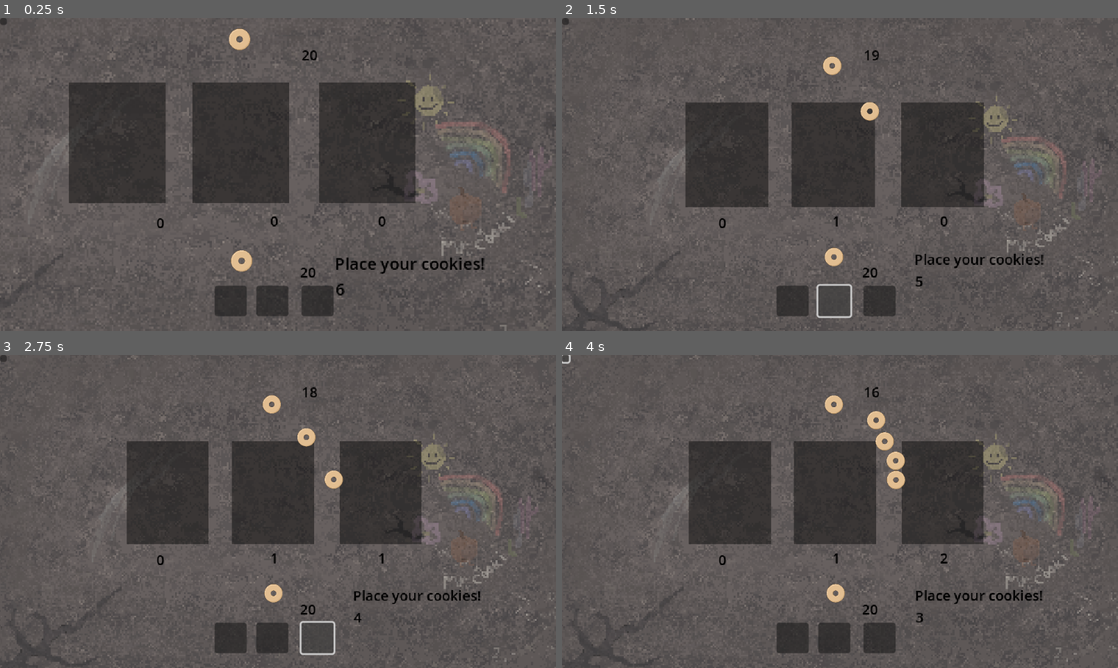
Above: before the commit, frames 1-4 (two rows, left to right).
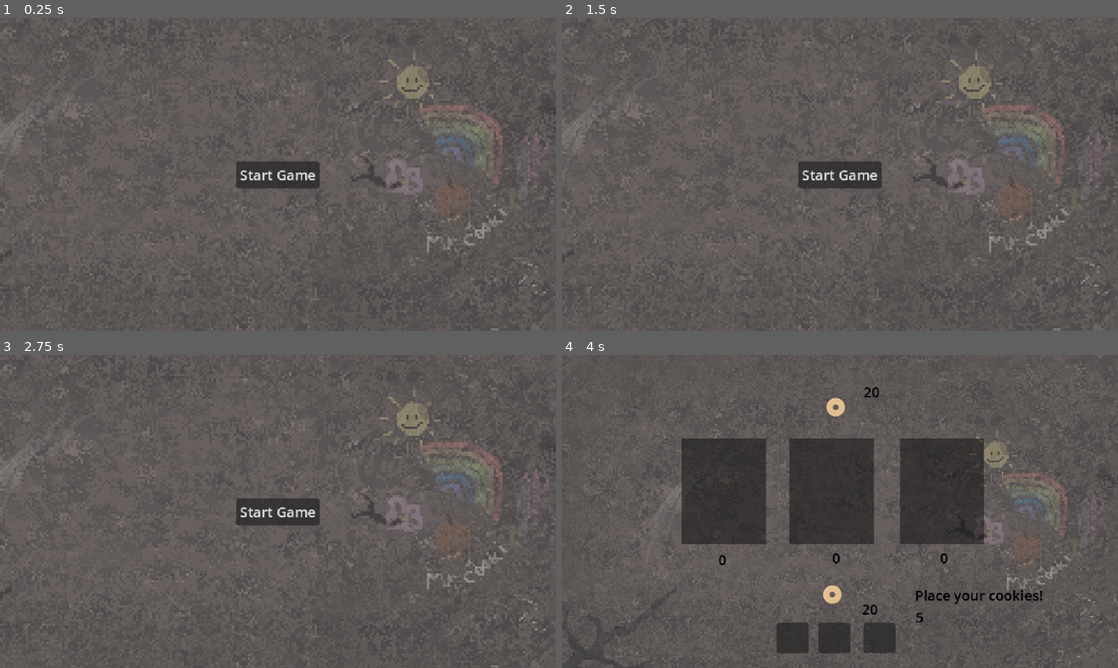
Above: after the commit, the same moments.

Repository: Sooshimi/golden-biscuit
Game: Godot game, scene res://scenes/battle_screen.tscn
Same seed, same stepped clock (60 frames per second), same inputs: the game is played once before the commit and once after it.
Inputs (mouse positions are in pixels of both pictures, inside the frame that each line leads up to; where the layout moved, square brackets give the same spot in the first picture):
- Up to frame 1 (0.25 s): no input
- Up to frame 2 (1.5 s): click (789, 299) at 0.52 s; click (834, 299) at 1.27 s
- Up to frame 3 (2.75 s): click (316, 636) at 2.02 s
- Up to frame 4 (4 s): click (840, 511) [567, 358] at 2.75 s; click (567, 358) at 3.52 s

The runs differ from the first frame. In frame 1, 26% of the frame differs, in the area x 0-100%, y 0-100%; in frame 2, 20%; in frame 3, 20%; in frame 4, 4.4%.

Commit message:
Refactor UI structure and add start game menu
Reorganized UI nodes under a new 'UI' CanvasLayer and introduced a 'Menu' CanvasLayer with a Start Game button. Updated script references to match new node paths, added logic to show/hide UI and menu on game start, and connected the Start Game button to initialize the game state.

Diff:
--- a/scenes/battle_screen.tscn
+++ b/scenes/battle_screen.tscn
@@ -19,8 +19,19 @@
 [node name="Menu" type="CanvasLayer" parent="."]
 
 [node name="StartGameButton" type="Button" parent="Menu"]
-offset_right = 8.0
-offset_bottom = 8.0
+anchors_preset = 8
+anchor_left = 0.5
+anchor_top = 0.5
+anchor_right = 0.5
+anchor_bottom = 0.5
+offset_left = -4.0
+offset_top = -4.0
+offset_right = 4.0
+offset_bottom = 4.0
+grow_horizontal = 2
+grow_vertical = 2
+text = "Start Game"
+metadata/_edit_use_anchors_ = true
 
 [node name="TextureRect" type="TextureRect" parent="."]
 offset_left = -11.0
@@ -31,15 +42,15 @@
 expand_mode = 1
 stretch_mode = 4
 
-[node name="bet_area" type="Node2D" parent="."]
-
-[node name="PawArea" type="Area2D" parent="bet_area"]
+[node name="BetArea" type="Node2D" parent="."]
+
+[node name="PawArea" type="Area2D" parent="BetArea"]
 position = Vector2(193, 158)
 
-[node name="CollisionShape2D" type="CollisionShape2D" parent="bet_area/PawArea"]
+[node name="CollisionShape2D" type="CollisionShape2D" parent="BetArea/PawArea"]
 shape = SubResource("RectangleShape2D_jkca0")
 
-[node name="ColorRect" type="ColorRect" parent="bet_area/PawArea"]
+[node name="ColorRect" type="ColorRect" parent="BetArea/PawArea"]
 anchors_preset = 8
 anchor_left = 0.5
 anchor_top = 0.5
@@ -56,13 +67,13 @@
 size_flags_vertical = 4
 color = Color(0.0295066, 0.0295066, 0.0295066, 0.47451)
 
-[node name="ClawArea" type="Area2D" parent="bet_area"]
+[node name="ClawArea" type="Area2D" parent="BetArea"]
 position = Vector2(315, 158)
 
-[node name="CollisionShape2D" type="CollisionShape2D" parent="bet_area/ClawArea"]
+[node name="CollisionShape2D" type="CollisionShape2D" parent="BetArea/ClawArea"]
 shape = SubResource("RectangleShape2D_jkca0")
 
-[node name="ColorRect" type="ColorRect" parent="bet_area/ClawArea"]
+[node name="ColorRect" type="ColorRect" parent="BetArea/ClawArea"]
 anchors_preset = 8
 anchor_left = 0.5
 anchor_top = 0.5
@@ -79,13 +90,13 @@
 size_flags_vertical = 4
 color = Color(0.0295066, 0.0295066, 0.0295066, 0.47451)
 
-[node name="RoarArea" type="Area2D" parent="bet_area"]
+[node name="RoarArea" type="Area2D" parent="BetArea"]
 position = Vector2(438, 158)
 
-[node name="CollisionShape2D" type="CollisionShape2D" parent="bet_area/RoarArea"]
+[node name="CollisionShape2D" type="CollisionShape2D" parent="BetArea/RoarArea"]
 shape = SubResource("RectangleShape2D_jkca0")
 
-[node name="ColorRect" type="ColorRect" parent="bet_area/RoarArea"]
+[node name="ColorRect" type="ColorRect" parent="BetArea/RoarArea"]
 anchors_preset = 8
 anchor_left = 0.5
 anchor_top = 0.5
@@ -102,27 +113,27 @@
 size_flags_vertical = 4
 color = Color(0.0295066, 0.0295066, 0.0295066, 0.47451)
 
-[node name="CanvasLayer" type="CanvasLayer" parent="."]
-
-[node name="PawButton" type="Button" parent="CanvasLayer"]
+[node name="UI" type="CanvasLayer" parent="."]
+
+[node name="PawButton" type="Button" parent="UI"]
 offset_left = 247.0
 offset_top = 308.0
 offset_right = 284.0
 offset_bottom = 343.0
 
-[node name="ClawButton" type="Button" parent="CanvasLayer"]
+[node name="ClawButton" type="Button" parent="UI"]
 offset_left = 295.0
 offset_top = 308.0
 offset_right = 332.0
 offset_bottom = 343.0
 
-[node name="Roarbutton" type="Button" parent="CanvasLayer"]
+[node name="Roarbutton" type="Button" parent="UI"]
 offset_left = 347.0
 offset_top = 308.0
 offset_right = 384.0
 offset_bottom = 343.0
 
-[node name="PlayerCookieCounter" type="Label" parent="CanvasLayer"]
+[node name="PlayerCookieCounter" type="Label" parent="UI"]
 modulate = Color(0, 0, 0, 1)
 offset_left = 329.0
 offset_top = 281.0
@@ -131,7 +142,7 @@
 text = "0"
 horizontal_alignment = 1
 
-[node name="EnemyCookieCounter" type="Label" parent="CanvasLayer"]
+[node name="EnemyCookieCounter" type="Label" parent="UI"]
 modulate = Color(0, 0, 0, 1)
 offset_left = 331.0
 offset_top = 31.0
@@ -140,7 +151,7 @@
 text = "0"
 horizontal_alignment = 1
 
-[node name="PawCookieCounter" type="Label" parent="CanvasLayer"]
+[node name="PawCookieCounter" type="Label" parent="UI"]
 modulate = Color(0, 0, 0, 1)
 offset_left = 165.0
 offset_top = 224.0
@@ -149,7 +160,7 @@
 text = "0"
 horizontal_alignment = 1
 
-[node name="ClawCookieCounter" type="Label" parent="CanvasLayer"]
+[node name="ClawCookieCounter" type="Label" parent="UI"]
 modulate = Color(0, 0, 0, 1)
 offset_left = 296.0
 offset_top = 222.0
@@ -158,7 +169,7 @@
 text = "0"
 horizontal_alignment = 1
 
-[node name="RoarCookieCounter" type="Label" parent="CanvasLayer"]
+[node name="RoarCookieCounter" type="Label" parent="UI"]
 modulate = Color(0, 0, 0, 1)
 offset_left = 420.0
 offset_top = 222.0
@@ -167,35 +178,31 @@
 text = "0"
 horizontal_alignment = 1
 
-[node name="PlayerResultLabel" type="Label" parent="CanvasLayer"]
+[node name="PlayerResultLabel" type="Label" parent="UI"]
 offset_left = 226.0
 offset_top = 266.0
 offset_right = 266.0
 offset_bottom = 289.0
 
-[node name="EnemyResultLabel" type="Label" parent="CanvasLayer"]
+[node name="EnemyResultLabel" type="Label" parent="UI"]
 offset_left = 230.0
 offset_top = 44.0
 offset_right = 270.0
 offset_bottom = 67.0
 
-[node name="PlayerCookieSpawnArea" type="Area2D" parent="CanvasLayer"]
+[node name="PlayerCookieSpawnArea" type="Area2D" parent="UI"]
 position = Vector2(315, 274)
 
-[node name="CollisionShape2D" type="CollisionShape2D" parent="CanvasLayer/PlayerCookieSpawnArea"]
+[node name="CollisionShape2D" type="CollisionShape2D" parent="UI/PlayerCookieSpawnArea"]
 shape = SubResource("CircleShape2D_jkca0")
 
-[node name="EnemyCookieSpawnArea" type="Area2D" parent="CanvasLayer"]
+[node name="EnemyCookieSpawnArea" type="Area2D" parent="UI"]
 position = Vector2(313, 57)
 
-[node name="CollisionShape2D" type="CollisionShape2D" parent="CanvasLayer/EnemyCookieSpawnArea"]
+[node name="CollisionShape2D" type="CollisionShape2D" parent="UI/EnemyCookieSpawnArea"]
 shape = SubResource("CircleShape2D_jkca0")
 
-[node name="BetPhaseTimer" type="Timer" parent="."]
-wait_time = 7.0
-one_shot = true
-
-[node name="BetPhaseLabel" type="Label" parent="."]
+[node name="BetPhaseLabel" type="Label" parent="UI"]
 modulate = Color(0, 0, 0, 1)
 offset_left = 406.0
 offset_top = 265.0
@@ -203,29 +210,34 @@
 offset_bottom = 288.0
 text = "Place your cookies!"
 
-[node name="TimerLabel" type="Label" parent="."]
+[node name="TimerLabel" type="Label" parent="UI"]
 modulate = Color(0, 0, 0, 1)
 offset_left = 407.0
 offset_top = 290.0
 offset_right = 447.0
 offset_bottom = 313.0
 
+[node name="BetPhaseTimer" type="Timer" parent="."]
+wait_time = 7.0
+one_shot = true
+
 [node name="ResultTimer" type="Timer" parent="."]
 wait_time = 3.0
 one_shot = true
 
-[connection signal="body_entered" from="bet_area/PawArea" to="." method="_on_paw_area_body_entered"]
-[connection signal="body_exited" from="bet_area/PawArea" to="." method="_on_paw_area_body_exited"]
-[connection signal="body_entered" from="bet_area/ClawArea" to="." method="_on_claw_area_body_entered"]
-[connection signal="body_exited" from="bet_area/ClawArea" to="." method="_on_claw_area_body_exited"]
-[connection signal="body_entered" from="bet_area/RoarArea" to="." method="_on_roar_area_body_entered"]
-[connection signal="body_exited" from="bet_area/RoarArea" to="." method="_on_roar_area_body_exited"]
-[connection signal="pressed" from="CanvasLayer/PawButton" to="." method="_on_paw_button_pressed"]
-[connection signal="pressed" from="CanvasLayer/ClawButton" to="." method="_on_claw_button_pressed"]
-[connection signal="pressed" from="CanvasLayer/Roarbutton" to="." method="_on_roar_button_pressed"]
-[connection signal="body_entered" from="CanvasLayer/PlayerCookieSpawnArea" to="." method="_on_player_cookie_spawn_area_body_entered"]
-[connection signal="body_exited" from="CanvasLayer/PlayerCookieSpawnArea" to="." method="_on_player_cookie_spawn_area_body_exited"]
-[connection signal="body_entered" from="CanvasLayer/EnemyCookieSpawnArea" to="." method="_on_enemy_cookie_spawn_area_body_entered"]
-[connection signal="body_exited" from="CanvasLayer/EnemyCookieSpawnArea" to="." method="_on_enemy_cookie_spawn_area_body_exited"]
+[connection signal="pressed" from="Menu/StartGameButton" to="." method="_on_start_game_button_pressed"]
+[connection signal="body_entered" from="BetArea/PawArea" to="." method="_on_paw_area_body_entered"]
+[connection signal="body_exited" from="BetArea/PawArea" to="." method="_on_paw_area_body_exited"]
+[connection signal="body_entered" from="BetArea/ClawArea" to="." method="_on_claw_area_body_entered"]
+[connection signal="body_exited" from="BetArea/ClawArea" to="." method="_on_claw_area_body_exited"]
+[connection signal="body_entered" from="BetArea/RoarArea" to="." method="_on_roar_area_body_entered"]
+[connection signal="body_exited" from="BetArea/RoarArea" to="." method="_on_roar_area_body_exited"]
+[connection signal="pressed" from="UI/PawButton" to="." method="_on_paw_button_pressed"]
+[connection signal="pressed" from="UI/ClawButton" to="." method="_on_claw_button_pressed"]
+[connection signal="pressed" from="UI/Roarbutton" to="." method="_on_roar_button_pressed"]
+[connection signal="body_entered" from="UI/PlayerCookieSpawnArea" to="." method="_on_player_cookie_spawn_area_body_entered"]
+[connection signal="body_exited" from="UI/PlayerCookieSpawnArea" to="." method="_on_player_cookie_spawn_area_body_exited"]
+[connection signal="body_entered" from="UI/EnemyCookieSpawnArea" to="." method="_on_enemy_cookie_spawn_area_body_entered"]
+[connection signal="body_exited" from="UI/EnemyCookieSpawnArea" to="." method="_on_enemy_cookie_spawn_area_body_exited"]
 [connection signal="timeout" from="BetPhaseTimer" to="." method="_on_bet_phase_timer_timeout"]
 [connection signal="timeout" from="ResultTimer" to="." method="_on_result_timer_timeout"]
--- a/scripts/battle_screen/battle_screen.gd
+++ b/scripts/battle_screen/battle_screen.gd
@@ -1,24 +1,27 @@
 extends Node2D
 
 @onready var camera := $Camera2D
-@onready var paw_button := $CanvasLayer/PawButton
-@onready var claw_button := $CanvasLayer/ClawButton
-@onready var roar_button := $CanvasLayer/RoarButton
-@onready var player_cookie_counter := $CanvasLayer/PlayerCookieCounter
-@onready var enemy_cookie_counter := $CanvasLayer/EnemyCookieCounter
-@onready var paw_cookie_counter := $CanvasLayer/PawCookieCounter
-@onready var claw_cookie_counter := $CanvasLayer/ClawCookieCounter
-@onready var roar_cookie_counter := $CanvasLayer/RoarCookieCounter
+@onready var ui := $UI
+@onready var menu := $Menu
+@onready var bet_area := $BetArea
+@onready var paw_button := $UI/PawButton
+@onready var claw_button := $UI/ClawButton
+@onready var roar_button := $UI/RoarButton
+@onready var player_cookie_counter := $UI/PlayerCookieCounter
+@onready var enemy_cookie_counter := $UI/EnemyCookieCounter
+@onready var paw_cookie_counter := $UI/PawCookieCounter
+@onready var claw_cookie_counter := $UI/ClawCookieCounter
+@onready var roar_cookie_counter := $UI/RoarCookieCounter
 @onready var paw_cookie_area := $bet_area/PawArea
 @onready var claw_cookie_area := $bet_area/ClawArea
 @onready var roar_cookie_area := $bet_area/RoarArea
-@onready var player_cookie_spawn_area := $CanvasLayer/PlayerCookieSpawnArea
-@onready var enemy_cookie_spawn_area := $CanvasLayer/EnemyCookieSpawnArea
+@onready var player_cookie_spawn_area := $UI/PlayerCookieSpawnArea
+@onready var enemy_cookie_spawn_area := $UI/EnemyCookieSpawnArea
 @onready var bet_phase_timer := $BetPhaseTimer
-@onready var timer_label := $TimerLabel
-@onready var bet_phase_label := $BetPhaseLabel
-@onready var player_result_label := $CanvasLayer/PlayerResultLabel
-@onready var enemy_result_label := $CanvasLayer/EnemyResultLabel
+@onready var timer_label := $UI/TimerLabel
+@onready var bet_phase_label := $UI/BetPhaseLabel
+@onready var player_result_label := $UI/PlayerResultLabel
+@onready var enemy_result_label := $UI/EnemyResultLabel
 @onready var result_timer := $ResultTimer
 
 var cookie_scene: PackedScene = preload("res://scenes/cookie.tscn")
@@ -37,22 +40,32 @@
 
 func _ready() -> void:
 	camera.global_position = menu_camera_global_position
+	ui.hide()
+	bet_area.hide()
+
+func _process(delta) -> void:
+	timer_label.text = str(int(bet_phase_timer.time_left))
+
+	if bet_phase_timer.time_left == 0:
+		timer_label.text = "Choose Paw, Claw, or Roar!"
+
+	if PhaseManager.current_state == 2:
+		timer_label.text = ""
+
+	if Global.game_start:
+		camera_zoom(delta)
+
+func _on_start_game_button_pressed() -> void:
+	Global.game_start = true
+	ui.show()
+	bet_area.show()
+	menu.hide()
+
 	update_score()
 	spawn_player_cookie()
 	spawn_enemy_cookie()
 	print("Current Phase: ", PhaseManager.current_state)
 	bet_phase_timer.start()
-
-func _process(delta) -> void:
-	timer_label.text = str(int(bet_phase_timer.time_left))
-
-	if bet_phase_timer.time_left == 0:
-		timer_label.text = "Choose Paw, Claw, or Roar!"
-
-	if PhaseManager.current_state == 2:
-		timer_label.text = ""
-
-	camera_zoom(delta)
 
 func camera_zoom(delta) -> void:
 	camera.zoom.x = lerp(camera.zoom.x, 1.0, delta * 2)
@@ -268,7 +281,7 @@
 	bet_phase_label.text = ""
 	print("Current Phase: ", PhaseManager.current_state, " - bet timer time out")
 
-func _on_result_timer_timeout():
+func _on_result_timer_timeout() -> void:
 	PhaseManager.current_state = 0
 	print("Current Phase: ", PhaseManager.current_state, " - result timer time out")
 	player_result_label.text = ""
